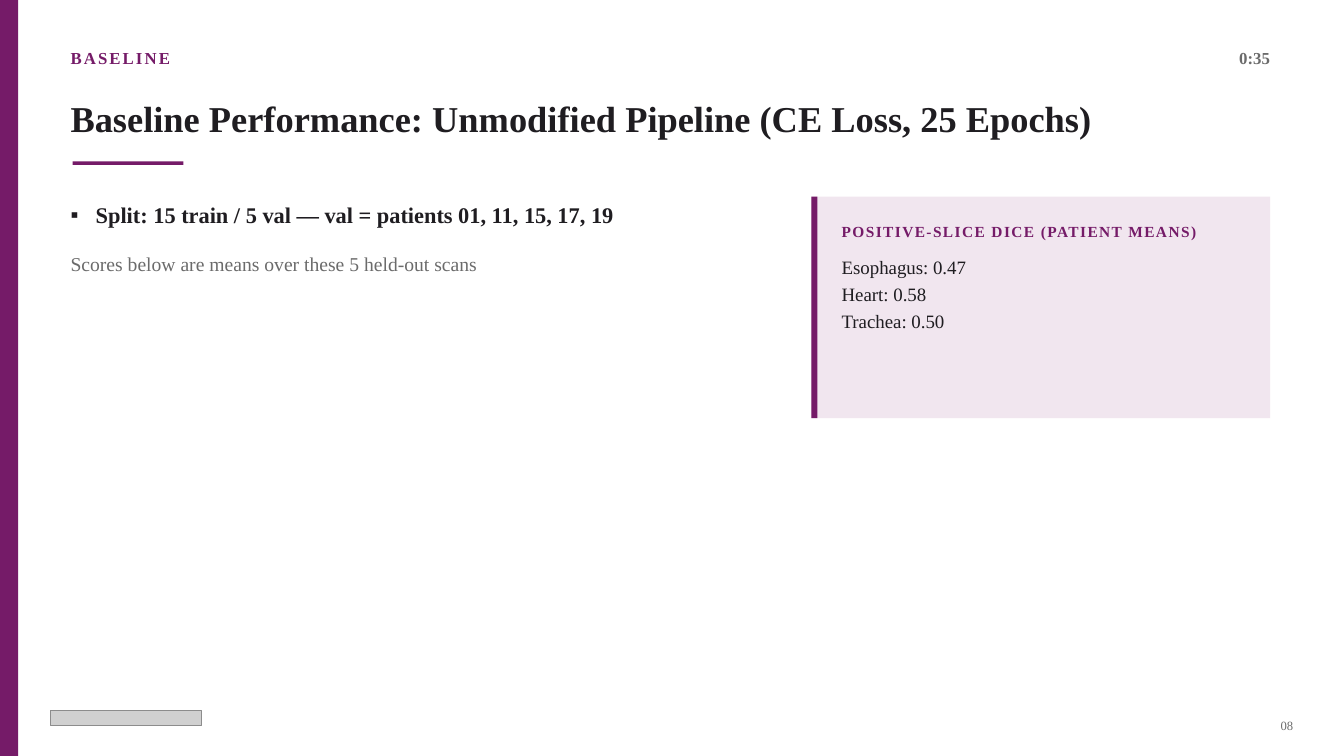
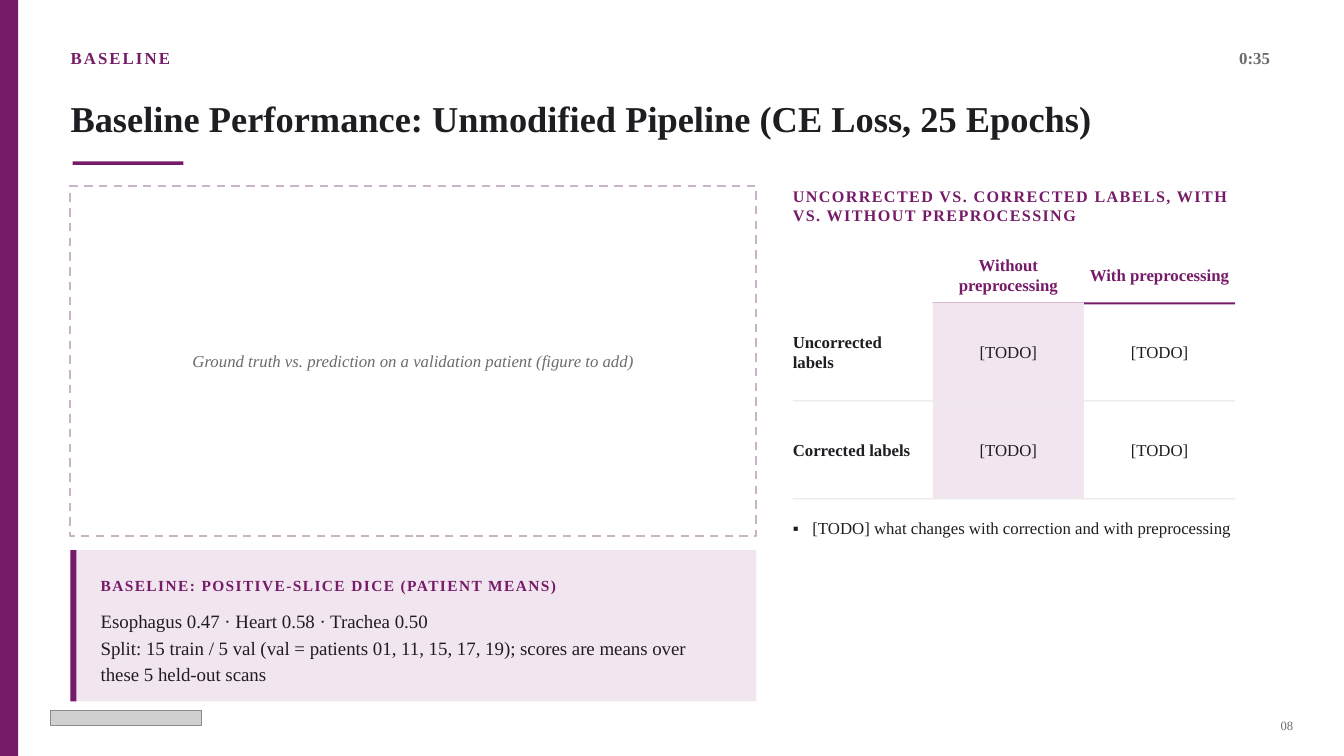
Before and after one commit to HKervadec/ai4mi_project, a slide deck: slide 9 of deck/midproject_outline.pptx. Drawn at 1344x756 pixels with LibreOffice and Linux fonts; fonts in the diff are those of the drawing; grey boxes stand for pictures. Boxes give left, top, right and bottom in pixels: in the first picture for what was removed or moved away, otherwise in the second. Text is boxed around its words. In the diff, an @@ line names an element or a change of style, - is before the commit and + after.

Commit message:
Deck: baseline layout with comparison grid, figure frames on the modification slide

```diff
--- a/deck/midproject_outline.pptx
+++ b/deck/midproject_outline.pptx
@@ rectangle added at box(71, 187, 757, 536), fill #FFFFFF, outline #C9B3C6 1.5 pt dashed @@
@@ text added at box(793, 191, 1227, 222), 11.5 pt, text #751B68, bold @@
+UNCORRECTED VS. CORRECTED LABELS, WITH VS. WITHOUT PREPROCESSING
@@ rectangle removed at box(812, 197, 818, 418) @@
@@ text removed at box(842, 261, 966, 328) @@
-Esophagus: 0.47
-Heart: 0.58
-Trachea: 0.50
@@ text added at box(959, 259, 1058, 295), 12 pt, text #751B68, bold @@
+Without preprocessing
@@ text added at box(1090, 269, 1229, 285), 12 pt, text #751B68, bold @@
+With preprocessing
@@ rectangle: place and size @@
-rectangle at box(812, 197, 1270, 418)
+rectangle at box(933, 302, 1084, 400)
@@ rectangle added at box(933, 302, 1235, 304), fill #751B68 @@
@@ text added at box(192, 355, 634, 371), 12 pt, text #6B6B6B, italic @@
+Ground truth vs. prediction on a validation patient (figure to add)
@@ text added at box(793, 336, 882, 368), 12 pt, text #1F1D21, bold @@
+Uncorrected labels
@@ text added at box(980, 346, 1037, 361), 12 pt, text #1F1D21 @@
+[TODO]
@@ text added at box(1131, 346, 1188, 361), 12 pt, text #1F1D21 @@
+[TODO]
@@ rectangle added at box(793, 400, 1236, 401), fill #E3E3E3 @@
@@ rectangle added at box(933, 400, 1084, 498), fill #F1E6EF @@
@@ text added at box(793, 444, 910, 456), 12 pt, text #1F1D21, bold @@
+Corrected labels
@@ text added at box(980, 444, 1037, 459), 12 pt, text #1F1D21 @@
+[TODO]
@@ text added at box(1131, 444, 1188, 459), 12 pt, text #1F1D21 @@
+[TODO]
@@ rectangle added at box(793, 498, 1236, 499), fill #E3E3E3 @@
@@ text added at box(812, 522, 1231, 538), 12 pt, text #1F1D21 @@
+▪ [TODO] what changes with correction and with preprocessing
@@ rectangle added at box(71, 551, 757, 702), fill #F1E6EF @@
@@ rectangle added at box(71, 551, 77, 702), fill #751B68 @@
@@ text at box(101, 580, 556, 594): text changed @@
-POSITIVE-SLICE DICE (PATIENT MEANS)
+BASELINE: POSITIVE-SLICE DICE (PATIENT MEANS)
@@ text at box(101, 615, 685, 681): text changed; size 16 to 13.5 pt; bold off @@
-▪ Split: 15 train / 5 val — val = patients 01, 11, 15, 17, 19
-  Scores below are means over these 5 held-out scans
+Esophagus 0.47 · Heart 0.58 · Trachea 0.50
+Split: 15 train / 5 val (val = patients 01, 11, 15, 17, 19); scores are means over these 5 held-out scans
```
Also in this commit, not shown: 1 other slide changed.
